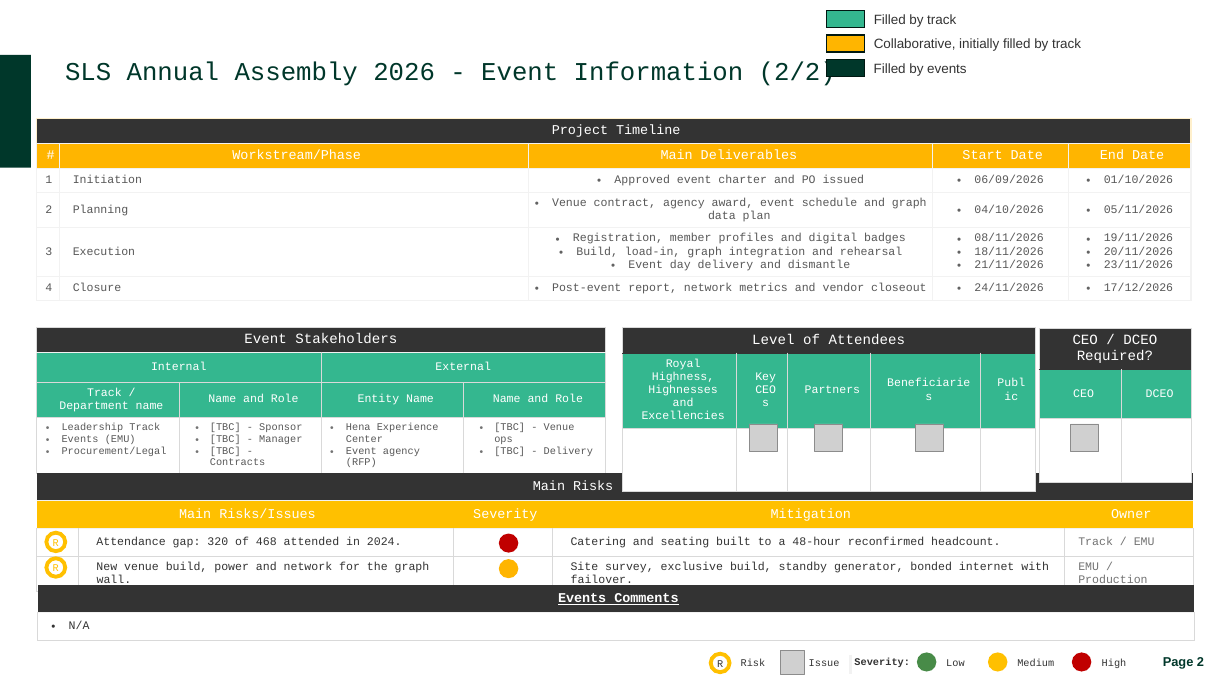
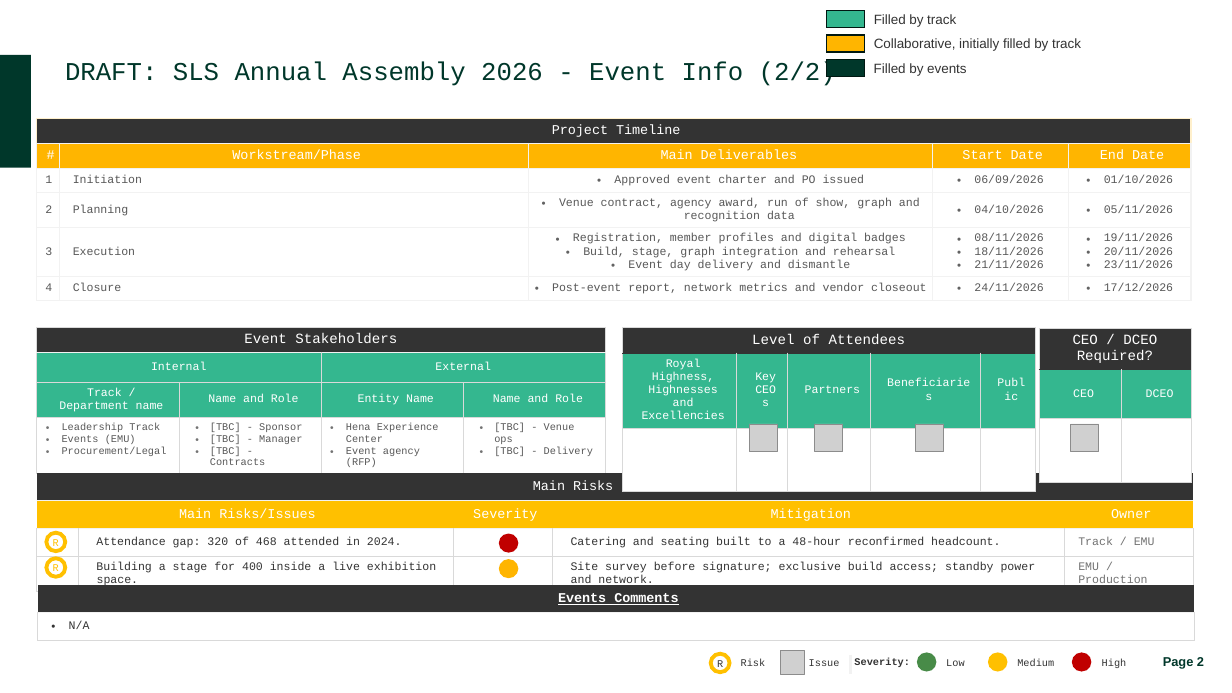
Before and after one commit to bandarMi/QAFZA-4.0, a slide deck: slide 2 of events/sls-annual-assembly-2026/SLS_Annual_Assembly_2026_Event_Charter.pptx. Drawn at 1232x693 pixels with LibreOffice and Linux fonts; fonts in the diff are those of the drawing; grey boxes stand for pictures; background and template pictures are left out. Boxes give left, top, right and bottom in pixels: in the first picture for what was removed or moved away, otherwise in the second. Text is boxed around its words. In the diff, an @@ line names an element or a change of style, - is before the commit and + after.

```diff
--- a/events/sls-annual-assembly-2026/SLS_Annual_Assembly_2026_Event_Charter.pptx
+++ b/events/sls-annual-assembly-2026/SLS_Annual_Assembly_2026_Event_Charter.pptx
@@ text at [65, 62, 836, 86]: text changed @@
-SLS Annual Assembly 2026 - Event Information (2/2)
+DRAFT: SLS Annual Assembly 2026 - Event Info (2/2)
@@ table at [37, 118, 1192, 298] @@
-row 4, column 3: Venue contract, agency award, event schedule and graph data plan
+row 4, column 3: Venue contract, agency award, run of show, graph and recognition data
-row 5, column 3: Registration, member profiles and digital badges / Build, load-in, graph integration and rehearsal / Event day delivery and dismantle
+row 5, column 3: Registration, member profiles and digital badges / Build, stage, graph integration and rehearsal / Event day delivery and dismantle
@@ table at [37, 473, 1194, 591] @@
-row 4, column 2: New venue build, power and network for the graph wall.
+row 4, column 2: Building a stage for 400 inside a live exhibition space.
-row 4, column 4: Site survey, exclusive build, standby generator, bonded internet with failover.
+row 4, column 4: Site survey before signature; exclusive build access; standby power and network.
```
Also in this commit, not shown: 1 other slide changed, 5 other files.
